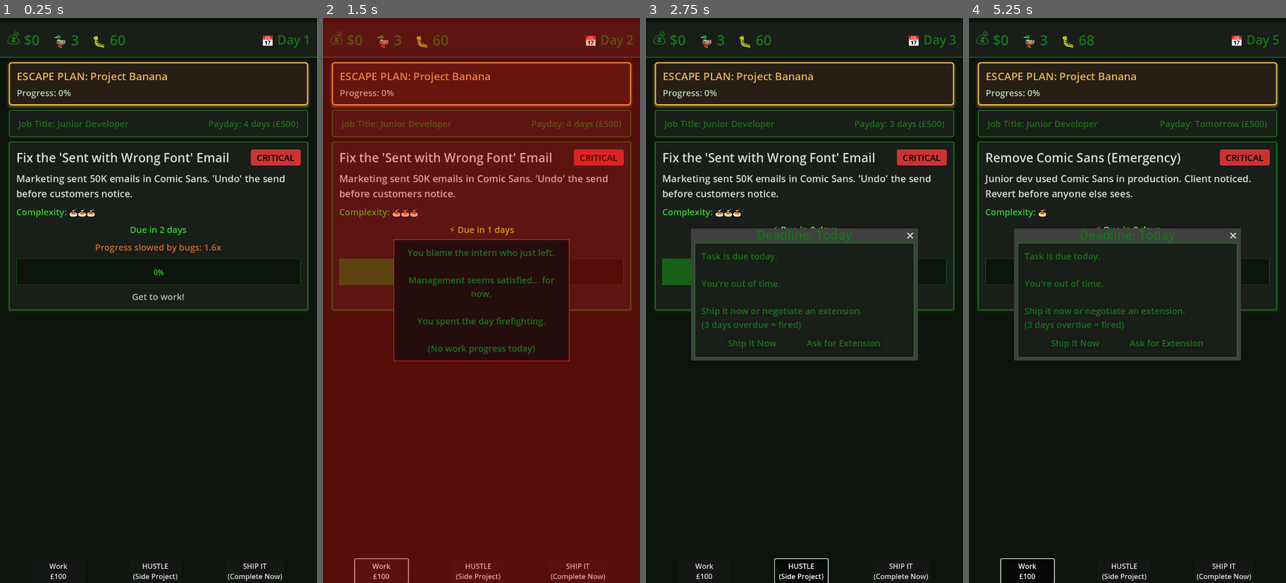
Above: before the commit, frames 1-4 (left to right).
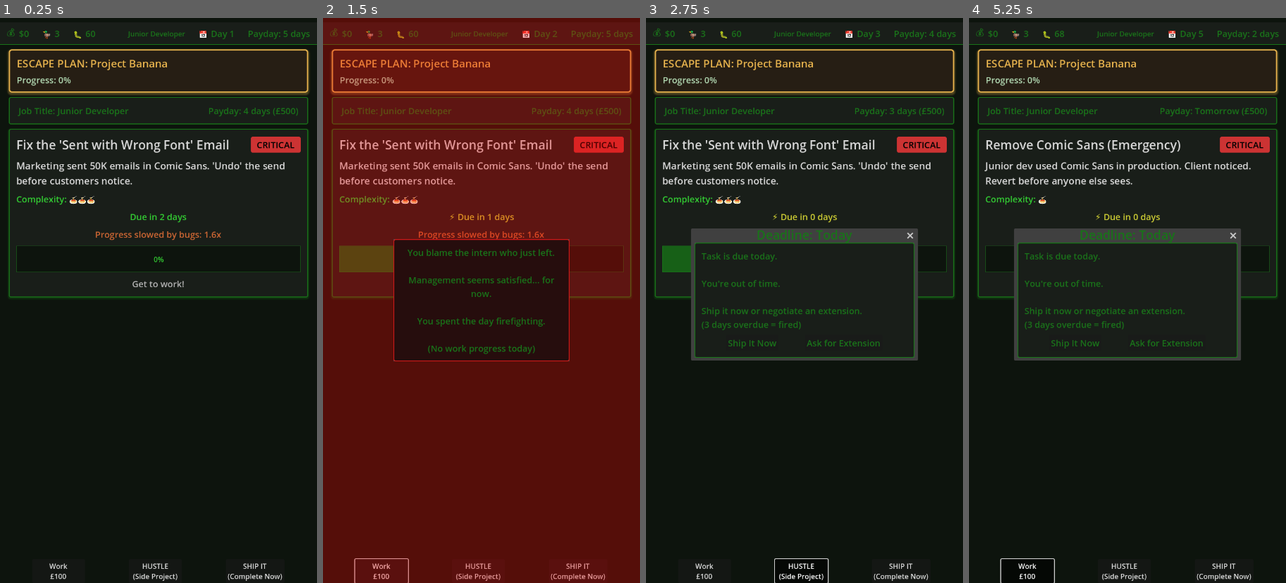
Above: after the commit, the same moments.

Repository: lmchoi/alt-f-this
Game: Godot game, scene res://scenes/game_ui.tscn
Same seed, same stepped clock (60 frames per second), same inputs: the game is played once before the commit and once after it.
Inputs:
- Up to frame 1 (0.25 s): no input
- Up to frame 2 (1.5 s): click "Work £100" at 0.5 s; click "The intern we just let go." at 1.25 s
- Up to frame 3 (2.75 s): click "HUSTLE (Side Project)" at 2 s
- Up to frame 4 (5.25 s): click "SHIP IT (Complete Now)" at 2.75 s; click "Ship It Now" at 3.5 s; click "The intern we just let go." at 4.25 s; click "Work £100" at 5 s

The runs differ from the first frame. In frame 1, 10% of the frame differs, in the area x 0-100%, y 1-52%; in frame 2, 8.8%; in frame 3, 9.3%; in frame 4, 8.9%.

Commit message:
Condense top bar: add payday counter and job title
- Reduce top bar height (80→50px) and font sizes (32/28→20px)
- Add "Payday: X days" counter (updates with day changes)
- Add "Junior Developer" job title label
- Reduce padding for more compact header

Part of UI refactor Phase 1: Stats bar consolidation.

🤖 Generated with [Claude Code](https://claude.com/claude-code)

Co-Authored-By: Claude <noreply@anthropic.com>

Diff:
--- a/scenes/top_bar.gd
+++ b/scenes/top_bar.gd
@@ -4,6 +4,7 @@
 @onready var ducks_value := $"%DucksValue"
 @onready var bugs_value := $"%BugsValue"
 @onready var day_value := $"%DayValue"
+@onready var payday_label := $"%PaydayLabel"
 
 func _ready():
 	GameManager.money_changed.connect(_update_money)
@@ -16,6 +17,7 @@
 	_update_ducks(GameManager.ducks)
 	_update_bugs(GameManager.bugs)
 	_update_day(GameManager.day)
+	_update_payday(GameManager.days_until_payday)
 
 func _update_money(amount: int):
 	money_value.text = "$" + str(amount)
@@ -28,3 +30,7 @@
 
 func _update_day(day: int):
 	day_value.text = "Day " + str(day)
+	_update_payday(GameManager.days_until_payday)
+
+func _update_payday(days: int):
+	payday_label.text = "Payday: " + str(days) + (" day" if days == 1 else " days")
--- a/scenes/top_bar.tscn
+++ b/scenes/top_bar.tscn
@@ -8,14 +8,14 @@
 border_width_bottom = 2
 border_color = Color(0.1, 0.45, 0.1, 1)
 content_margin_left = 15.0
-content_margin_top = 12.0
+content_margin_top = 8.0
 content_margin_right = 15.0
-content_margin_bottom = 12.0
+content_margin_bottom = 8.0
 
 [node name="TopBar" type="PanelContainer"]
-custom_minimum_size = Vector2(0, 80)
+custom_minimum_size = Vector2(0, 50)
 offset_right = 720.0
-offset_bottom = 80.0
+offset_bottom = 50.0
 theme = ExtResource("2_main_theme")
 theme_override_styles/panel = SubResource("StyleBoxFlat_top_bar")
 script = ExtResource("1_topbar")
@@ -30,13 +30,13 @@
 
 [node name="MoneyIcon" type="Label" parent="HBoxContainer/MoneyContainer"]
 layout_mode = 2
-theme_override_font_sizes/font_size = 32
+theme_override_font_sizes/font_size = 20
 text = "💰"
 
 [node name="MoneyValue" type="Label" parent="HBoxContainer/MoneyContainer"]
 unique_name_in_owner = true
 layout_mode = 2
-theme_override_font_sizes/font_size = 32
+theme_override_font_sizes/font_size = 20
 text = "$0"
 
 [node name="DucksContainer" type="HBoxContainer" parent="HBoxContainer"]
@@ -45,13 +45,13 @@
 
 [node name="DucksIcon" type="Label" parent="HBoxContainer/DucksContainer"]
 layout_mode = 2
-theme_override_font_sizes/font_size = 32
+theme_override_font_sizes/font_size = 20
 text = "🦆"
 
 [node name="DucksValue" type="Label" parent="HBoxContainer/DucksContainer"]
 unique_name_in_owner = true
 layout_mode = 2
-theme_override_font_sizes/font_size = 32
+theme_override_font_sizes/font_size = 20
 text = "2"
 
 [node name="BugsContainer" type="HBoxContainer" parent="HBoxContainer"]
@@ -60,18 +60,23 @@
 
 [node name="BugsIcon" type="Label" parent="HBoxContainer/BugsContainer"]
 layout_mode = 2
-theme_override_font_sizes/font_size = 32
+theme_override_font_sizes/font_size = 20
 text = "🐛"
 
 [node name="BugsValue" type="Label" parent="HBoxContainer/BugsContainer"]
 unique_name_in_owner = true
 layout_mode = 2
-theme_override_font_sizes/font_size = 32
+theme_override_font_sizes/font_size = 20
 text = "0"
 
 [node name="Spacer" type="Control" parent="HBoxContainer"]
 layout_mode = 2
 size_flags_horizontal = 3
+
+[node name="JobLabel" type="Label" parent="HBoxContainer"]
+layout_mode = 2
+theme_override_font_sizes/font_size = 16
+text = "Junior Developer"
 
 [node name="DayContainer" type="HBoxContainer" parent="HBoxContainer"]
 layout_mode = 2
@@ -79,11 +84,21 @@
 
 [node name="DayIcon" type="Label" parent="HBoxContainer/DayContainer"]
 layout_mode = 2
-theme_override_font_sizes/font_size = 28
+theme_override_font_sizes/font_size = 20
 text = "📅"
 
 [node name="DayValue" type="Label" parent="HBoxContainer/DayContainer"]
 unique_name_in_owner = true
 layout_mode = 2
-theme_override_font_sizes/font_size = 28
+theme_override_font_sizes/font_size = 20
 text = "Day 1"
+
+[node name="PaydayContainer" type="HBoxContainer" parent="HBoxContainer"]
+layout_mode = 2
+theme_override_constants/separation = 8
+
+[node name="PaydayLabel" type="Label" parent="HBoxContainer/PaydayContainer"]
+unique_name_in_owner = true
+layout_mode = 2
+theme_override_font_sizes/font_size = 20
+text = "Payday: 5 days"
